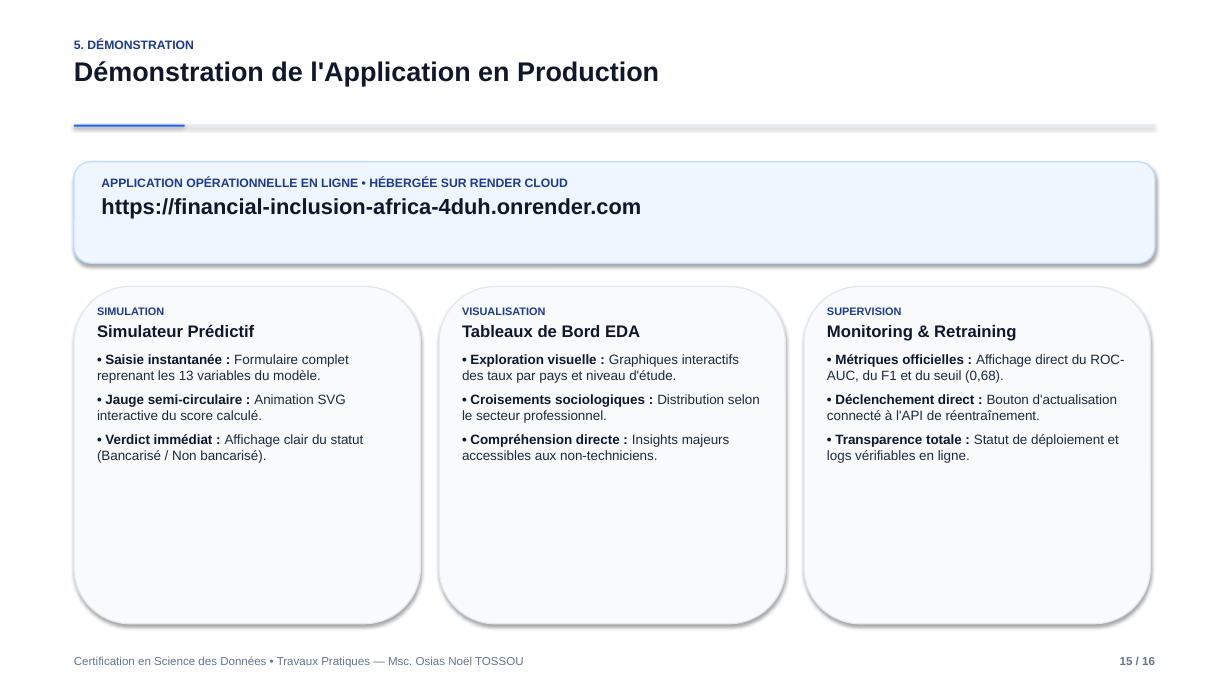
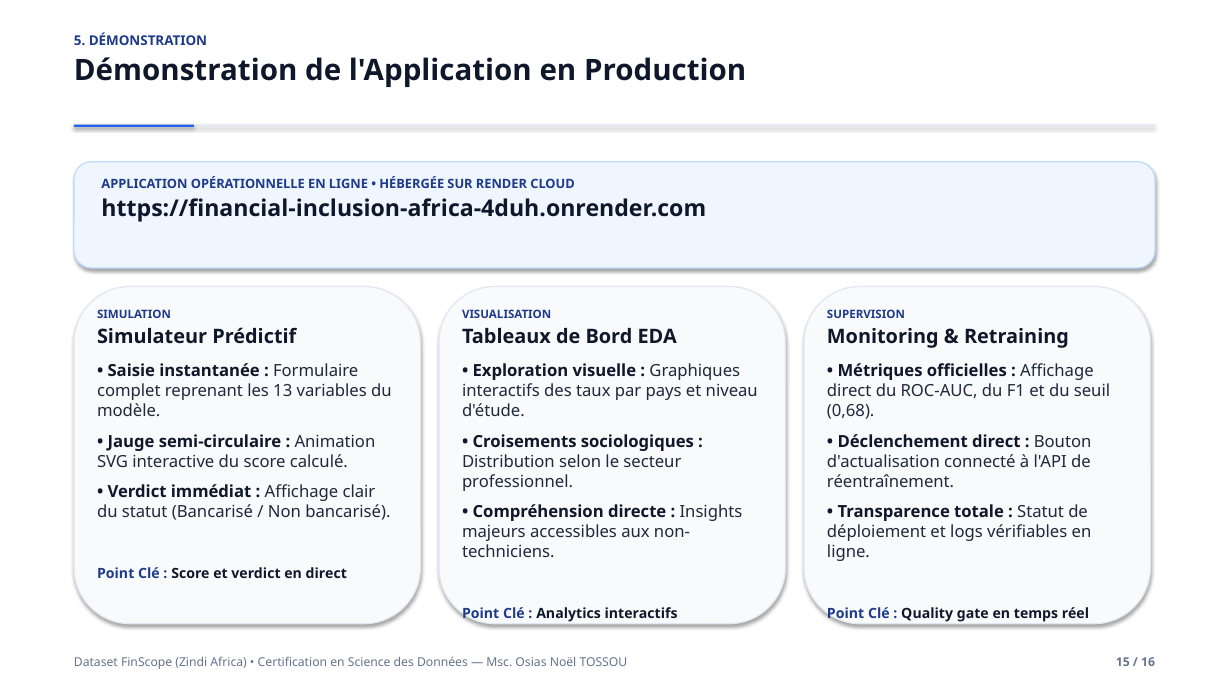
Before and after one commit to OLOUNLAD/Financial-inclusion-africa, a slide deck: slide 15 of Presentation_Soutenance.pptx. Drawn at 1232x693 pixels with LibreOffice and Linux fonts; fonts in the diff are those of the drawing. Boxes give left, top, right and bottom in pixels: in the first picture for what was removed or moved away, otherwise in the second. Text is boxed around its words. In the diff, an @@ line names an element or a change of style, - is before the commit and + after.

Commit message:
Redesign defense slides: highlight FinScope dataset, enlarge typography to 13pt, and balance card proportions

```diff
--- a/Presentation_Soutenance.pptx
+++ b/Presentation_Soutenance.pptx
@@ text "5. DÉMONSTRATION" at (x1=74, y1=32, x2=746, y2=87): size 9.5 to 10.5 pt in "5. DÉMONSTRATION"; font Arial to Noto Sans; size 21 to 23 pt in "Démonstration de l'Application en Production" @@
@@ rectangle resized from (x1=74, y1=125, x2=185, y2=127) to (x1=74, y1=125, x2=194, y2=128) @@
@@ rounded rectangle resized from (x1=74, y1=162, x2=1155, y2=263) to (x1=74, y1=162, x2=1155, y2=268) @@
@@ text "APPLICATION OPÉRATIONNELLE EN LIGNE • ..." at (x1=101, y1=176, x2=706, y2=222): size 9.5 to 10 pt in "APPLICATION OPÉRATIONNELLE EN LIGNE • HÉBERGÉE SUR ..."; font Arial to Noto Sans; size 17 to 18 pt in "https://financial-inclusion-africa-4duh.onrender.com" @@
@@ text at (x1=97, y1=309, x2=392, y2=520): size 8.5 to 9 pt in "SIMULATION"; font Arial to Noto Sans in "SIMULATION", "Simulateur Prédictif", "• Saisie instantanée : Formulaire complet reprenant ...", "• Jauge semi-circulaire : Animation SVG interactive ..." and 1 more places; size 13 to 15.5 pt in "Simulateur Prédictif"; size 10.5 to 13 pt in "• Saisie instantanée : Formulaire complet reprenant ...", "• Jauge semi-circulaire : Animation SVG interactive ...", "• Verdict immédiat : Affichage clair du ..."; more space between paragraphs @@
@@ text at (x1=462, y1=309, x2=758, y2=557): size 8.5 to 9 pt in "VISUALISATION"; font Arial to Noto Sans in "VISUALISATION", "Tableaux de Bord EDA", "• Exploration visuelle : Graphiques interactifs des ...", "• Croisements sociologiques : Distribution selon le ..." and 1 more places; size 13 to 15.5 pt in "Tableaux de Bord EDA"; size 10.5 to 13 pt in "• Exploration visuelle : Graphiques interactifs des ...", "• Croisements sociologiques : Distribution selon le ...", "• Compréhension directe : Insights majeurs accessibles ..."; more space between paragraphs @@
@@ text at (x1=827, y1=309, x2=1110, y2=561): size 8.5 to 9 pt in "SUPERVISION"; font Arial to Noto Sans in "SUPERVISION", "Monitoring & Retraining", "• Métriques officielles : Affichage direct du ...", "• Déclenchement direct : Bouton d'actualisation connecté ..." and 1 more places; size 13 to 15.5 pt in "Monitoring & Retraining"; size 10.5 to 13 pt in "• Métriques officielles : Affichage direct du ...", "• Déclenchement direct : Bouton d'actualisation connecté ...", "• Transparence totale : Statut de déploiement ..."; more space between paragraphs @@
@@ text at (x1=97, y1=567, x2=347, y2=578): paragraph added @@
+Point Clé : Score et verdict en direct
@@ text at (x1=462, y1=607, x2=678, y2=622): paragraph added @@
+Point Clé : Analytics interactifs
@@ text at (x1=827, y1=607, x2=1089, y2=622): paragraph added @@
+Point Clé : Quality gate en temps réel
@@ text at (x1=74, y1=656, x2=628, y2=669): text changed; size 9 to 9.5 pt; font Arial to Noto Sans @@
-Certification en Science des Données • Travaux Pratiques — Msc. Osias Noël TOSSOU
+Dataset FinScope (Zindi Africa) • Certification en Science des Données — Msc. Osias Noël TOSSOU
@@ text "15 / 16" at (x1=1116, y1=657, x2=1155, y2=666): size 9 to 9.5 pt, font Arial to Noto Sans @@
```
Also in this commit, not shown: 15 other slides changed, 2 other files.
